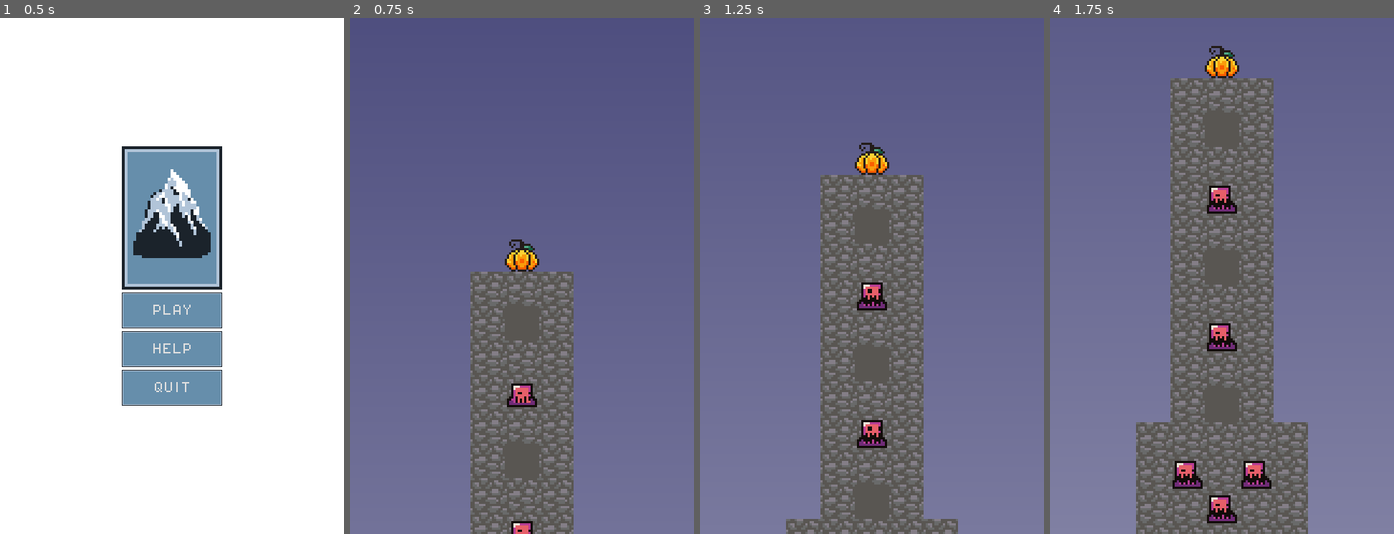
Above: before the commit, frames 1-4 (left to right).
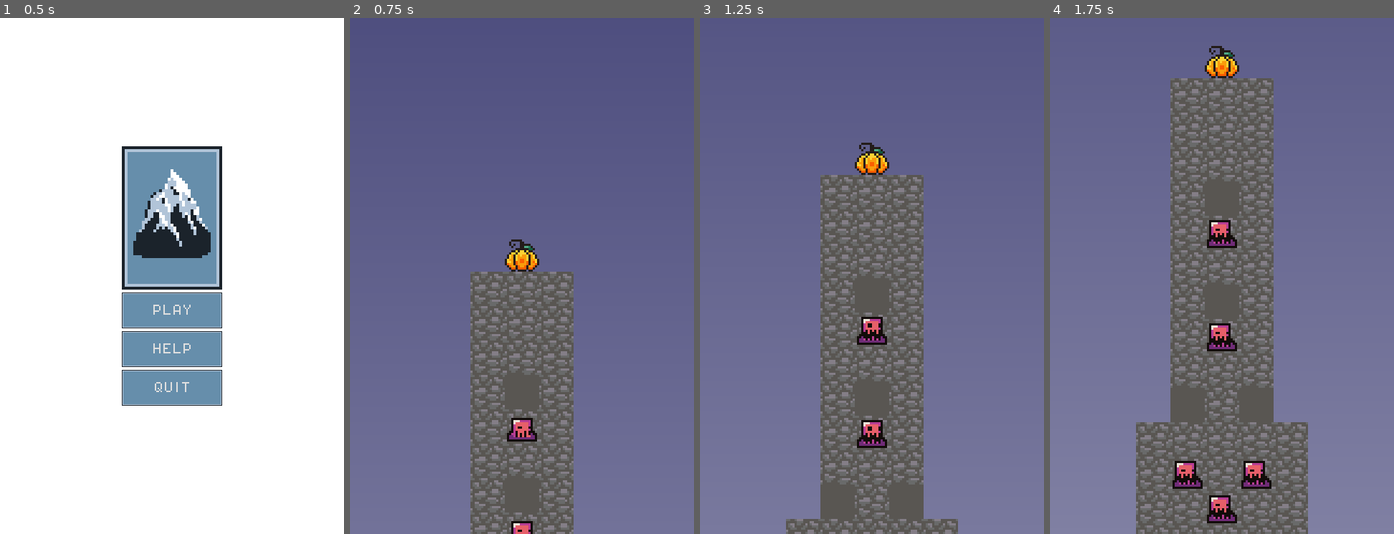
Above: after the commit, the same moments.

Repository: cbouwense/Scale-the-Summit
Game: Godot game, scene res://scenes/main_menu.tscn
The game is run twice, just before and just after one commit, with the same random seed, the same clock (stepped at 60 frames per second) and the same inputs.
Inputs:
- Up to frame 1 (0.5 s): no input
- Up to frame 2 (0.75 s): click "PLAY" at 0.5 s
- Up to frame 3 (1.25 s): no input
- Up to frame 4 (1.75 s): no input

Frame 1 is identical in both runs. In frame 2, 1.1% of the frame differs, in the area x 45-55%, y 55-96%; in frame 3, 1.5%; in frame 4, 1.5%, in the area x 35-65%, y 18-78%.

Commit message:
More balancing

Diff:
--- a/scenes/game.tscn
+++ b/scenes/game.tscn
@@ -225,7 +225,7 @@
 [node name="LavaLayer" type="TileMapLayer" parent="Layer0"]
 z_index = 3
 use_parent_material = true
-position = Vector2(0, 64)
+position = Vector2(0, 32)
 tile_map_data = PackedByteArray("AAD7/wQAAgAAAAAAAAD8/wQAAgAAAAAAAAD9/wQAAgAAAAAAAAD+/wQAAgAAAAAAAAD//wQAAgAAAAAAAAAAAA …(8112 unchanged characters)…
 tile_set = SubResource("TileSet_kviab")
 script = ExtResource("3_okq34")
@@ -785,7 +785,7 @@
 player_path = NodePath("../../Player")
 
 [node name="Enemy14" parent="Enemies" instance=ExtResource("17_iy6hs")]
-position = Vector2(8, -520)
+position = Vector2(8, -504)
 player_path = NodePath("../../Player")
 
 [node name="Section3Walls" type="Node2D" parent="."]
@@ -797,13 +797,16 @@
 position = Vector2(40, -344)
 
 [node name="Hazard10" parent="Section3Walls" instance=ExtResource("12_2xkfn")]
-position = Vector2(8, -424)
+position = Vector2(-8, -424)
+
+[node name="Hazard14" parent="Section3Walls" instance=ExtResource("12_2xkfn")]
+position = Vector2(24, -424)
 
 [node name="Hazard11" parent="Section3Walls" instance=ExtResource("12_2xkfn")]
-position = Vector2(8, -488)
-
-[node name="Hazard12" parent="Section3Walls" instance=ExtResource("12_2xkfn")]
-position = Vector2(8, -552)
+position = Vector2(8, -520)
+
+[node name="Hazard13" parent="Section3Walls" instance=ExtResource("12_2xkfn")]
+position = Vector2(8, -472)
 
 [node name="Hazard9" parent="Section3Walls" instance=ExtResource("12_2xkfn")]
 position = Vector2(8, -344)
--- a/scripts/card_manager.gd
+++ b/scripts/card_manager.gd
@@ -234,7 +234,15 @@
 	await get_tree().create_timer(.5).timeout # Sleep
 
 	# Move the lava up (1 tiles on level 1, 2 on level 2, etc)
-	lava_layer.position.y -= (16 * (g.level))
+	var rows_to_rise = 0
+	match g.level:
+		1, 2:
+			rows_to_rise = 1
+		3:
+			rows_to_rise = 2
+		4:
+			rows_to_rise = 3
+	lava_layer.position.y -= (16 * rows_to_rise)
 	await get_tree().create_timer(.5).timeout # Sleep
 
 	draw_full_hand()
Not shown, changed: out/index.html
Not shown, changed: out/index.pck
